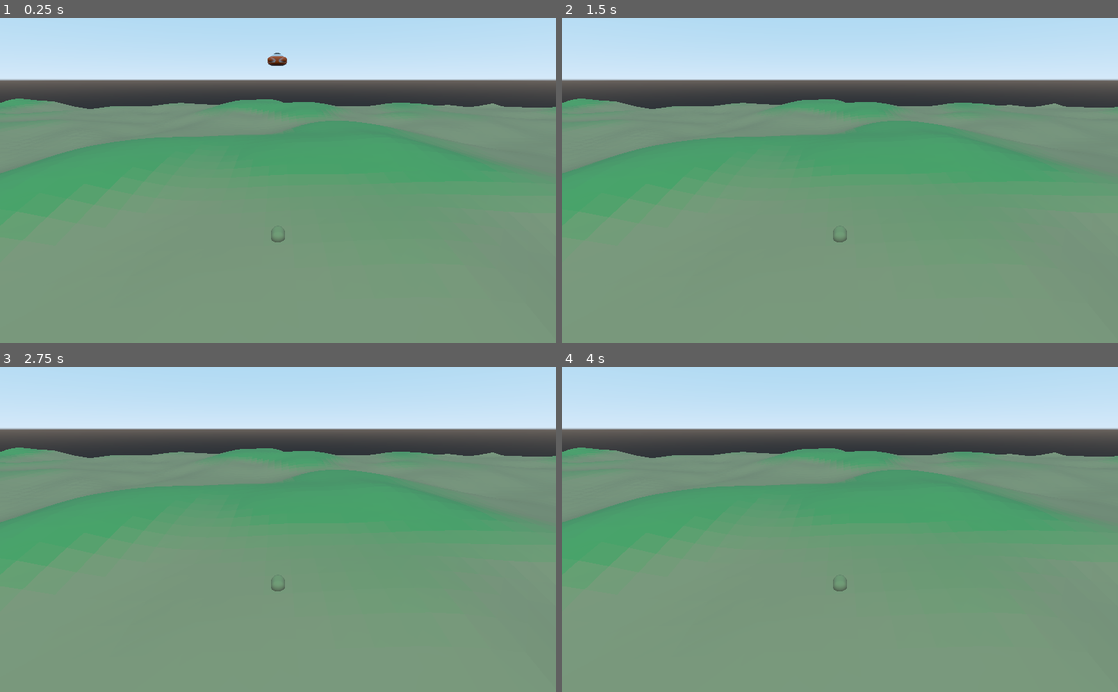
Above: before the commit, frames 1-4 (two rows, left to right).
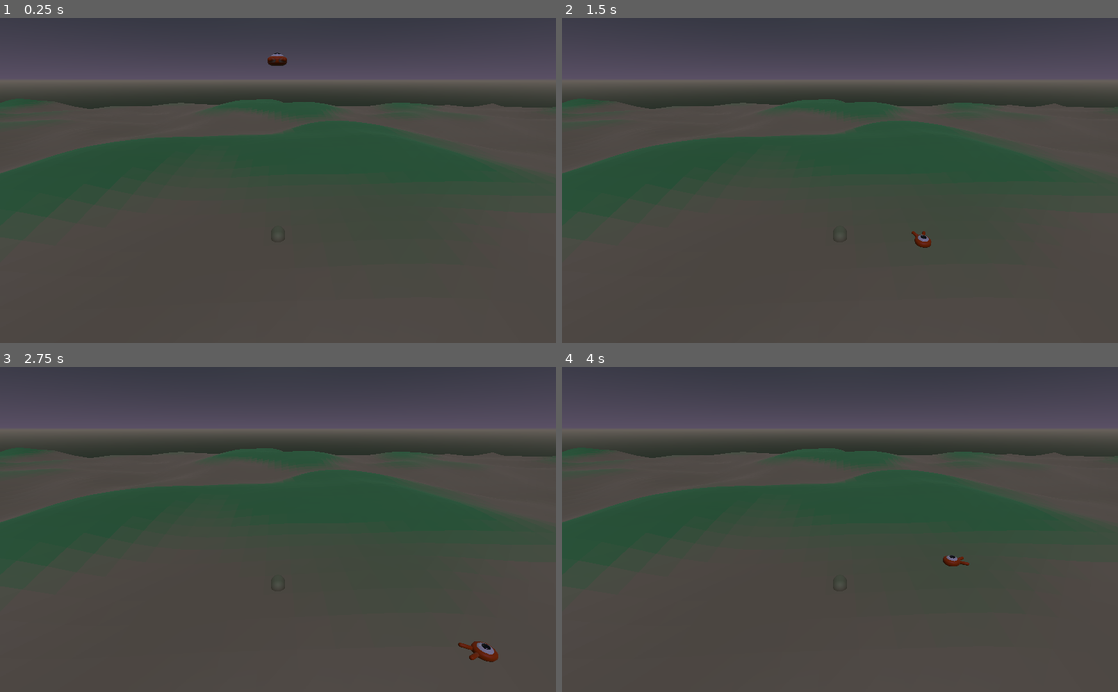
Above: after the commit, the same moments.

Repository: BedfordWest/shrouded-genesis
Game: Godot game, scene res://Main.tscn
Same seed, same stepped clock (60 frames per second), same inputs: the game is played once before the commit and once after it.
Inputs:
- Up to frame 1 (0.25 s): no input
- Up to frame 2 (1.5 s): hold D (move_right) 0.53-1.28 s; tap Space (jump) at 0.77 s; hold S (move_back) from 1.28 s (still down)
- Up to frame 3 (2.75 s): tap Space (jump) at 1.52 s; release S (move_back) at 2.03 s; hold D (move_right) from 2.03 s (still down)
- Up to frame 4 (4 s): release D (move_right) at 2.78 s; hold W (move_forward) 2.78-3.53 s; tap Space (jump) at 3.02, 3.77 s; hold A (move_left) from 3.53 s (still down)

The runs differ from the first frame. In frame 1, 93% of the frame differs, in the area x 0-100%, y 0-100%; in frame 2, 93%; in frame 3, 93%; in frame 4, 93%.

Commit message:
-Adjust sky/ground colors and lighting -Add in collisions to terrain

Diff:
--- a/Shrouded Genesis/Main.tscn
+++ b/Shrouded Genesis/Main.tscn
@@ -7,8 +7,8 @@
 
 [node name="DirectionalLight" type="DirectionalLight" parent="."]
 transform = Transform( 1, 0, 0, 0, 0.557209, 0.830372, 0, -0.830372, 0.557209, 0, 32.2161, -0.8507 )
-light_color = Color( 0.309804, 0.278431, 0.403922, 1 )
-light_energy = 0.412
+light_color = Color( 0.513726, 0.454902, 0.686275, 1 )
+light_energy = 0.632
 shadow_reverse_cull_face = true
 
 [node name="Player" parent="." instance=ExtResource( 1 )]
--- a/Shrouded Genesis/Terrain.gd
+++ b/Shrouded Genesis/Terrain.gd
@@ -37,5 +37,7 @@
 	var mesh_instance = MeshInstance.new()
 	mesh_instance.mesh = surface_tool.commit()
 	mesh_instance.set_surface_material(0, load("res://terrain.material"))
-	var surface_mat = mesh_instance.get_surface_material(0)
+
+	mesh_instance.create_trimesh_collision()
+
 	add_child(mesh_instance)
--- a/Shrouded Genesis/default_env.tres
+++ b/Shrouded Genesis/default_env.tres
@@ -1,6 +1,9 @@
 [gd_resource type="Environment" load_steps=2 format=2]
 
 [sub_resource type="ProceduralSky" id=1]
+sky_top_color = Color( 0.133333, 0.176471, 0.2, 1 )
+sky_horizon_color = Color( 0.356863, 0.317647, 0.4, 1 )
+ground_bottom_color = Color( 0.133333, 0.176471, 0.141176, 1 )
 
 [resource]
 background_mode = 2
